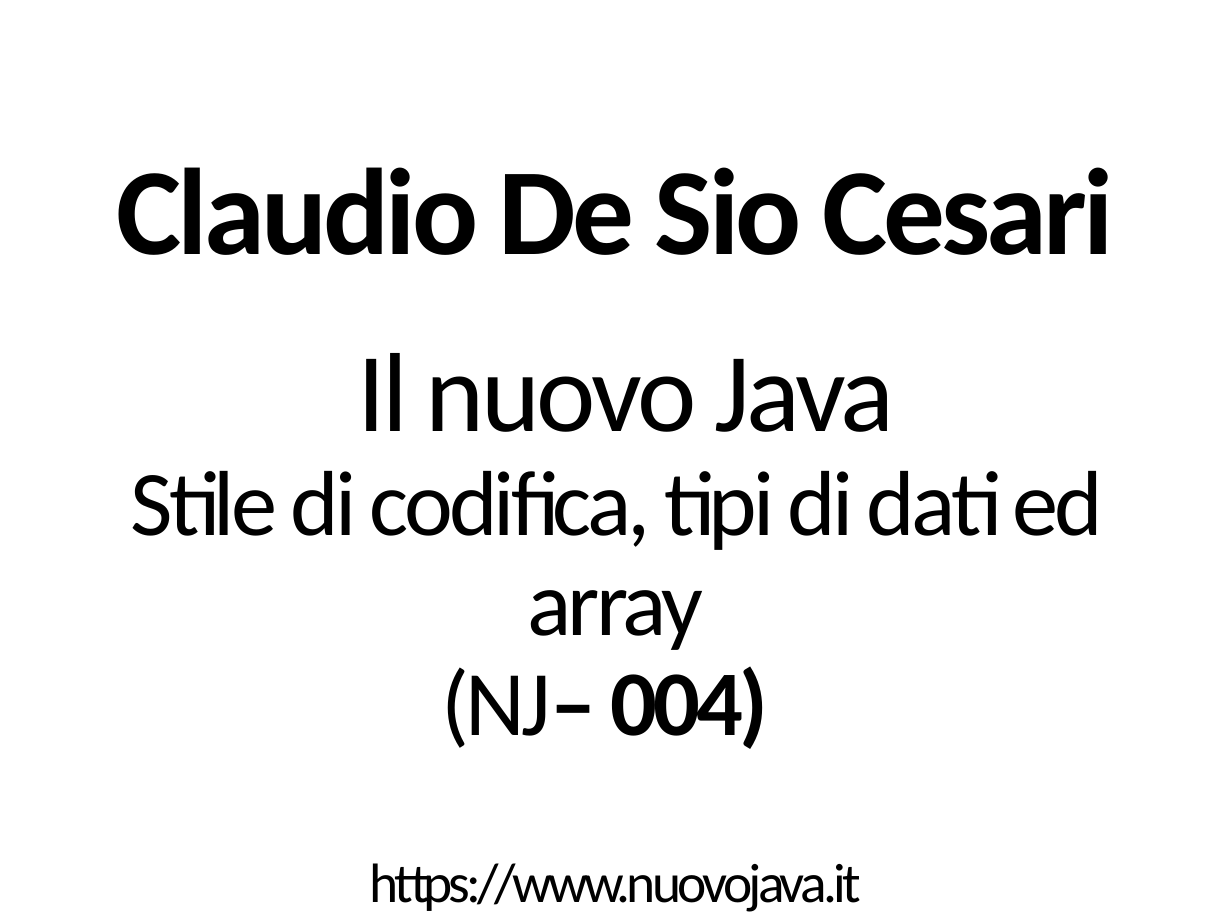
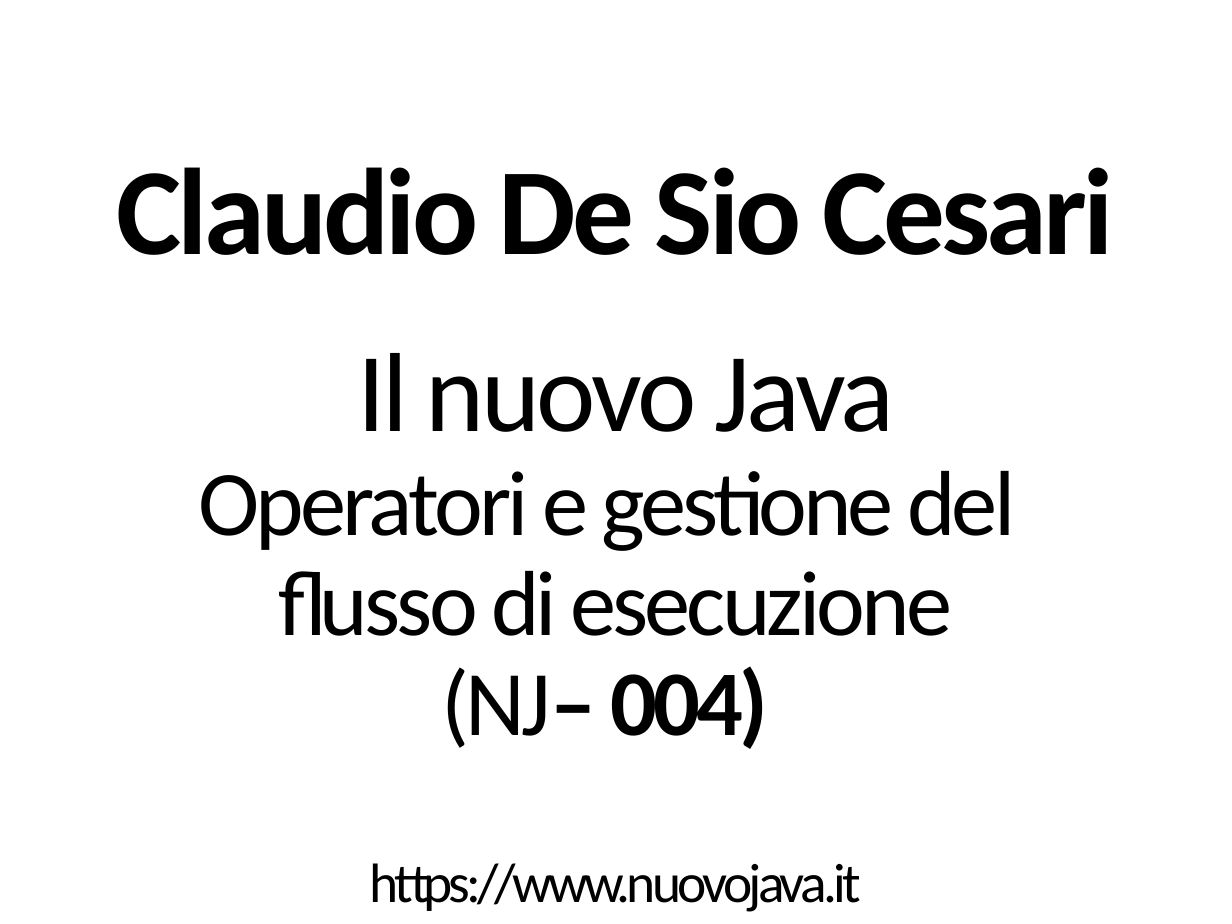
Before and after one commit to desioc/IlNuovoJavaSlides, a slide deck: slide 1 of NJ-004 - Operatori e gestione del flusso di esecuzione.pptx. Drawn at 1232x924 pixels with LibreOffice and Linux fonts; fonts in the diff are those of the drawing. Boxes give left, top, right and bottom in pixels: in the first picture for what was removed or moved away, otherwise in the second. Text is boxed around its words. In the diff, an @@ line names an element or a change of style, - is before the commit and + after.

```diff
--- a/NJ-004 - Operatori e gestione del flusso di esecuzione.pptx
+++ b/NJ-004 - Operatori e gestione del flusso di esecuzione.pptx
@@ title at [116,167,1114,912]: text changed @@
-Claudio De Sio Cesari
-Il nuovo Java
-Stile di codifica, tipi di dati ed array
-(NJ– 004)
-https://www.nuovojava.it
+Claudio De Sio Cesari
+Il nuovo Java
+Operatori e gestione del
+flusso di esecuzione
+(NJ– 004)
+https://www.nuovojava.it
```
Also in this commit, not shown: 30 other slides changed, 3 slides removed, 3 other files.
